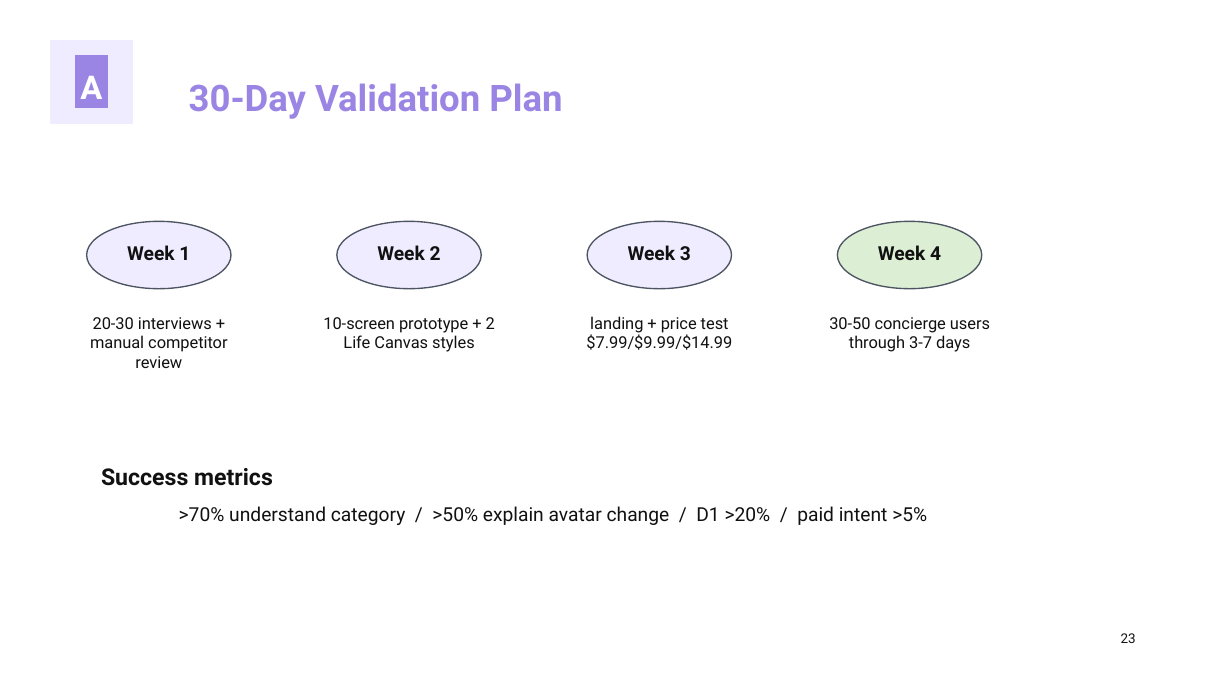
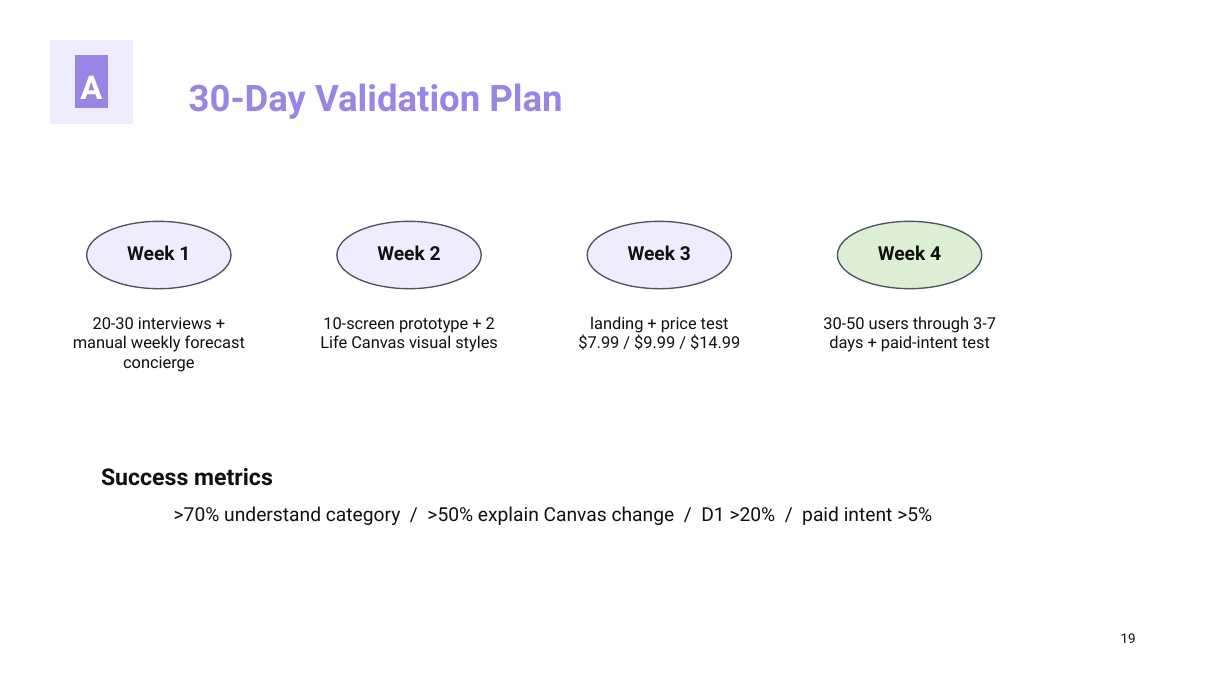
Before and after one commit to kirbudilov01/alina-research, a slide deck: slide 19 of output/pptx/AURA_TRENDVI_STYLE_DECK.pptx (slide 23 before the commit). Drawn at 1232x693 pixels with LibreOffice and Linux fonts; fonts in the diff are those of the drawing. Boxes give left, top, right and bottom in pixels: in the first picture for what was removed or moved away, otherwise in the second. Text is boxed around its words. In the diff, an @@ line names an element or a change of style, - is before the commit and + after.

```diff
--- a/output/pptx/AURA_TRENDVI_STYLE_DECK.pptx
+++ b/output/pptx/AURA_TRENDVI_STYLE_DECK.pptx
@@ text at (73,317,245,372): text changed @@
-20-30 interviews + manual competitor review
+20-30 interviews + manual weekly forecast concierge
@@ text at (320,317,498,352): text changed @@
-10-screen prototype + 2 Life Canvas styles
+10-screen prototype + 2 Life Canvas visual styles
@@ text at (578,316,740,350): spaces changed @@
-landing + price test $7.99/$9.99/$14.99
+landing + price test $7.99 / $9.99 / $14.99
@@ text at (823,316,996,352): text changed @@
-30-50 concierge users through 3-7 days
+30-50 users through 3-7 days + paid-intent test
@@ text at (174,506,932,525): text changed @@
->70% understand category / >50% explain avatar change / D1 >20% / paid intent >5%
+>70% understand category / >50% explain Canvas change / D1 >20% / paid intent >5%
@@ text at (1121,633,1136,643): text changed @@
-23
+19
```
Also in this commit, not shown: 11 other slides changed, 11 slides added, 11 slides removed, 5 other files.
